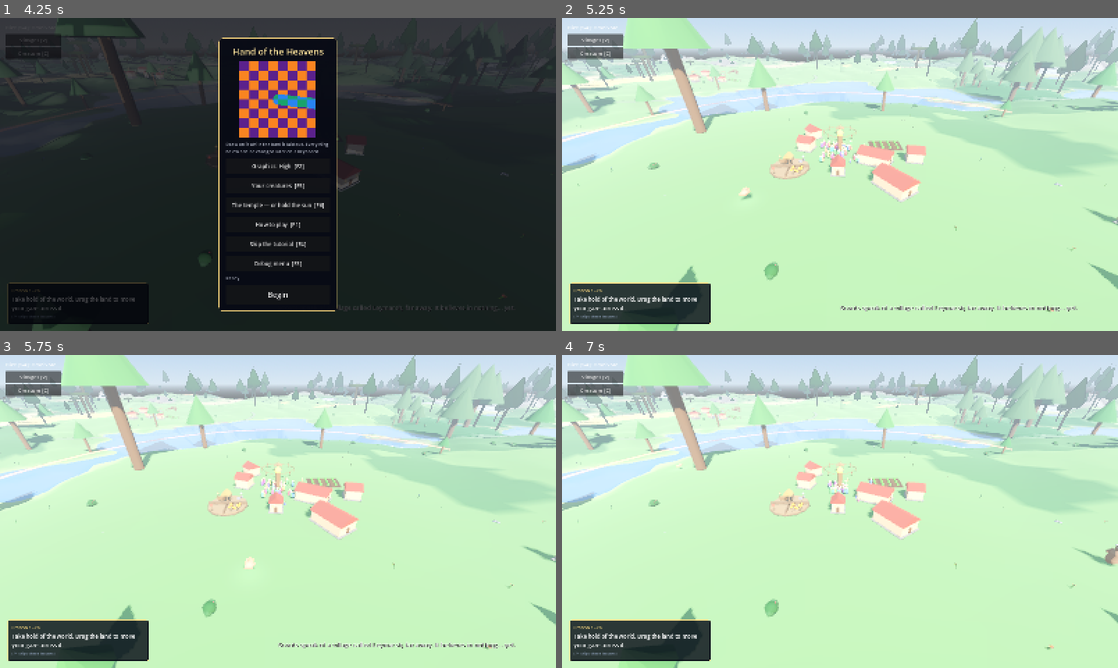
Above: before the commit, frames 1-4 (two rows, left to right).
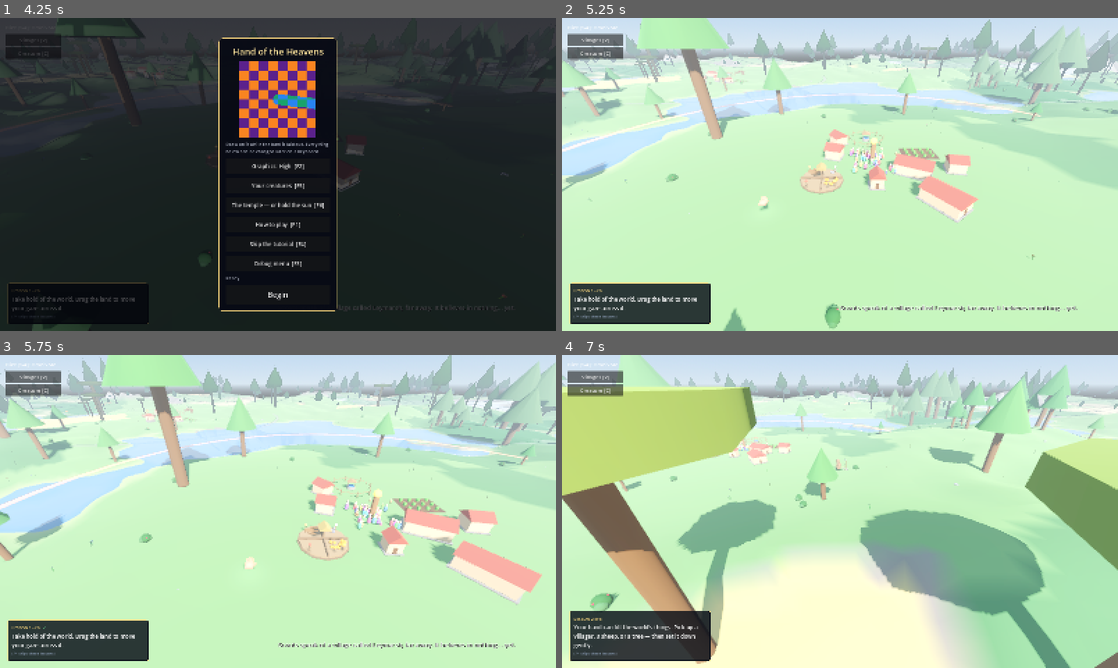
Above: after the commit, the same moments.

Repository: tjloman/tjloman
Game: Godot game, scene res://scenes/main.tscn
The game is run twice, just before and just after one commit, with the same random seed, the same clock (stepped at 60 frames per second) and the same inputs.
Inputs (mouse positions are in pixels of both pictures, inside the frame that each line leads up to):
- Up to frame 1 (4.25 s): click (239, 183) at 0.52 s; type "Alex" at 0.6 s; click "Begin" at 1.25 s; tap Enter at 2 s; drag from (278, 99) to (333, 105) at 2.02 s; click "Creature [C]" at 2.75 s; click "Villages [V]" at 3.5 s
- Up to frame 2 (5.25 s): click "Begin" at 4.25 s; drag from (728, 190) to (812, 237) at 5.02 s
- Up to frame 3 (5.75 s): no input
- Up to frame 4 (7 s): move the mouse to (895, 442) at 5.77 s; hold Right 5.78-6.5 s; hold A (cam_left) 5.78-6.5 s; drag from (812, 574) to (673, 464) at 6.52 s

Frame 1 is identical in both runs. In frame 2, 19% of the frame differs, in the area x 0-100%, y 0-100%; in frame 3, 30%; in frame 4, 66%.
Error before the commit: Cannot call method 'is_in_group' on a null value. (res://scripts/player/divine_hand.gd:710)

Commit message:
The town at prayer was the slow thing, and it was not thinking
THE CRASH FIRST. `hover_target` is written by a raycast on one frame and
read by a grab on a later one, and in between the thing it points at can be
eaten, burned, butchered, freed by a chunk unloading or thrown off the edge
of the world. Three of the four branches in `_on_grab` then asked it
something -- `is` on a freed instance is an error, `is_in_group` on null is
a crash -- and only the fourth had ever been given the guard. Settled once
now, for all of them, and a pointer over nothing falls through to the land
drag, which is the honest answer: grabbing nothing is grabbing the ground.

AND THEN THE HITCH, WHICH WAS NOT WHAT IT LOOKED LIKE. Decisions are
already bounded -- Spool serves a fixed number a frame and always has, so
two hundred people re-deciding at once costs latency, not frame time. The
expensive thing was never in that queue.

`_try_conceive` runs from State.WORSHIPPING, and it asked the town three
questions before it rolled the dice. `at_capacity` counts the population;
`population` walked and PRUNED the roster; `dependent_child` walked it
again. So a town gathered at its totem -- which is exactly the picture in
the screenshot -- was a town where every woman in it walked the entire
roster twice a frame to find out whether she had a child at the breast.
Sixty of them at two hundred souls is tens of thousands of operations a
frame, spent on a roll that comes up once every few minutes.

Roll first. It rejects better than a thousand to one and costs one randf().
Nothing about the outcome changes: a candidate who fails a precondition
still fails it, just after a die she was always going to be allowed to
throw.

And `population()` is read, not counted. It is asked by the influence ring,
the job board, the barn's stalls, the field cap, the housing and by every
woman at prayer every frame, and it answered by walking the roster. The
count is now written wherever the roster is -- every birth, death and tally
-- so it is never more than a frame behind and costs nothing to read.

Breeding moved out to VillagerBreeding on the way past. Villager lives
permanently on its line limit and this is a subject, not a spare part:
courting, conceiving and the child already at the breast are one question
asked in three places, and the note explaining the above needed somewhere
to live next to the code it is about.

Co-Authored-By: Claude Opus 5 <noreply@anthropic.com>
Claude-Session: https://claude.ai/code/session_01NqBKfyc5c6bViy6kUi2S7P

Diff:
--- a/scripts/main.gd
+++ b/scripts/main.gd
@@ -1129,7 +1129,8 @@
 	mother._breed_cooldown = 0.0
 	village.store.plant_food += 20
 	print("SMOKE TEST: fertility — wants to breed=%s, dependent child blocks=%s" % [
-		mother.wants_to_breed(), mother._has_dependent_child()])
+		VillagerBreeding.wants_to(mother),
+		VillagerBreeding.dependent_child(mother)])
 	village.notice(100.0)
 	print("SMOKE TEST: trend readout -> '%s' (blank until there is history)" % village.trend())
 
--- a/scripts/player/divine_hand.gd
+++ b/scripts/player/divine_hand.gd
@@ -696,10 +696,23 @@
 	# reason the session exists.
 	if state != HandState.IDLE or casting:
 		return
+	# WHAT IS ACTUALLY UNDER THE POINTER, ASKED ONCE.
+	#
+	# `hover_target` is written by a raycast on one frame and read by a grab on
+	# a later one, and in between the thing it points at can be eaten, burned,
+	# butchered, freed by a chunk unloading or thrown off the edge of the world.
+	# Three of the four branches below then asked it something: `is` on a freed
+	# instance is an error, and `is_in_group` on null is a crash, and only the
+	# fourth branch had ever been given the guard.
+	#
+	# So it is settled here, once, for all of them — and a pointer over nothing
+	# falls through to the land drag at the foot, which is the honest answer:
+	# grabbing nothing is grabbing the ground.
+	var under := hover_target if is_instance_valid(hover_target) else null
 	# Grabbing a QUARTER of the storehouse platform withdraws that
 	# resource as a physical item, straight into the grip.
-	if hover_target is FoodStore:
-		var item := (hover_target as FoodStore).withdraw_at(ground_point)
+	if under is FoodStore:
+		var item := (under as FoodStore).withdraw_at(ground_point)
 		if item != null:
 			force_hold(item)
 		return
@@ -707,18 +720,18 @@
 	# class, so a flint outcrop and a chalk face and whatever is quarried next
 	# all come through here without this file ever learning their names. See
 	# Affords.QUARRIED.
-	if hover_target.is_in_group(Affords.QUARRIED):
-		var rock := hover_target.call("prise") as ResourceItem
+	if under != null and under.is_in_group(Affords.QUARRIED):
+		var rock := under.call("prise") as ResourceItem
 		if rock != null:
 			get_tree().current_scene.add_child(rock)
 			rock.global_position = ground_point + Vector3(0.0, 0.6, 0.0)
 			force_hold(rock)
 		return
-	if is_instance_valid(hover_target) and hover_target.is_in_group(Affords.PICKABLE):
+	if under != null and under.is_in_group(Affords.PICKABLE):
 		# WHO ACTUALLY ENDS UP IN YOUR HAND. A child reached for by a cruel god
 		# is not the thing that comes up — their mother is. See ChildSafety,
 		# which is the whole of that rule.
-		held_body = ChildSafety.in_your_hand(hover_target) as PhysicsBody3D
+		held_body = ChildSafety.in_your_hand(under) as PhysicsBody3D
 		if held_body == null:
 			return
 		# Lifting a dying villager with a clean conscience (neutral or better)
--- a/scripts/villager/villager.gd
+++ b/scripts/villager/villager.gd
@@ -793,7 +793,7 @@
 			social = minf(social + 5.0 * delta, 100.0)
 			happiness = minf(happiness + 1.0 * delta, 100.0)
 			morality = minf(morality + 0.05, 100.0)
-			_try_conceive(delta)
+			VillagerBreeding.conceive(self, delta)
 			if _action_time <= 0.0:
 				_rethink()
 	_stick_to_ground()
@@ -1014,63 +1014,6 @@
 		_visuals.position.y = -VillagerLook.SIT_DROP if down else 0.0
 
 
-## Interest reawakens at adulthood and stays high while the body is fed
-## and rested — but a mother won't conceive again while a child still
-## trails her (they must be grown or gone to school first).
-func wants_to_breed() -> bool:
-	if not is_adult() or pregnant or age > 45.0:
-		return false
-	if _breed_cooldown > 0.0:
-		return false
-	if hunger > 55.0 or energy < 35.0 or happiness < 45.0:
-		return false
-	if village.store.total_food() < 4 or village.at_capacity():
-		return false
-	if is_teacher:
-		return false
-	return not _has_dependent_child()
-
-
-## A child of mine still at the breast (and no school to mind it).
-func _has_dependent_child() -> bool:
-	if village.has_edubba():
-		return false
-	for v in village.my_villagers():
-		if v.mother == self and v.age < WEANED_AGE:
-			return true
-	return false
-
-
-func _try_conceive(delta: float) -> void:
-	if not is_female or pregnant or not is_adult() or age > 45.0:
-		return
-	if happiness < 45.0 or village.store.total_food() < 4:
-		return
-	if village.at_capacity() or _has_dependent_child():
-		return  # shelter bounds the flock — and a mother finishes one child first
-	# Untended villages barely grow; tended ones quicken (see conception_chance).
-	if randf() > village.conception_chance() * delta:
-		return
-	# A partner who came to the totem for the same reason. Courting AND
-	# worshipping both count: insisting the man be mid-worship at the exact
-	# instant of the roll was a coincidence the pair could rarely manage.
-	for other in village.my_villagers():
-		if other == self or other.is_female or not other.is_adult():
-			continue
-		if other.state != State.WORSHIPPING and other.state != State.COURT:
-			continue
-		if other.happiness < 40.0 or other.age > 55.0:
-			continue
-		if global_position.distance_to(other.global_position) < 7.0:
-			pregnant = true
-			pregnancy_progress = 0.0
-			_breed_cooldown = 30.0
-			if village.is_player_home:
-				GameState.announce("%s and %s are expecting a child."
-					% [villager_name, other.villager_name])
-			return
-
-
 ## Needs ---------------------------------------------------------------------
 
 func _tick_needs(delta: float) -> void:
@@ -1131,7 +1074,7 @@
 	if is_teacher and not village.holds_teaching_post():
 		is_teacher = false
 	# Asked and taken in ONE act. See Village.claim_teaching_post.
-	if not is_teacher and not _has_dependent_child():
+	if not is_teacher and not VillagerBreeding.dependent_child(self):
 		var post := village.claim_teaching_post()
 		if post >= 0:
 			is_teacher = true
@@ -1142,7 +1085,7 @@
 		_target = village.edubba.yard_for(_class)   # this teacher's own corner
 		return
 	# Breeding is a high drive once of age, when body and larder allow.
-	if wants_to_breed():
+	if VillagerBreeding.wants_to(self):
 		state = State.COURT
 		# How OFTEN they court is what paces a village's growth now, so this is
 		# the number to turn if towns grow too fast or too slowly.
--- /dev/null
+++ b/scripts/villager/villager_breeding.gd
@@ -0,0 +1,94 @@
+class_name VillagerBreeding
+extends RefCounted
+## WHO HAS A CHILD, AND WHEN.
+##
+## Lifted out of Villager, which lives permanently on its line limit, and lifted
+## as a subject rather than as a spare part: courting, conceiving and the child
+## already at the breast are one question asked in three places, and they were
+## three methods far apart in a file with no room for the comment below.
+##
+## THE COMMENT BELOW IS THE REASON IT MOVED. `conceive` is the most expensive
+## thing in a crowded village and it had no business being — see `ROLL FIRST`.
+
+## A CHILD OF MINE STILL AT THE BREAST, and no school to mind it. This walks
+## every soul in the village, which is why nothing calls it on a whim.
+static func dependent_child(who: Villager) -> bool:
+	if who.village.has_edubba():
+		return false
+	for v in who.village.my_villagers():
+		if v.mother == who and v.age < Villager.WEANED_AGE:
+			return true
+	return false
+
+
+## Interest reawakens at adulthood and stays high while the body is fed and
+## rested — but a mother won't conceive again while a child still trails her
+## (they must be grown or gone to school first).
+static func wants_to(who: Villager) -> bool:
+	if not who.is_adult() or who.pregnant or who.age > 45.0:
+		return false
+	if who._breed_cooldown > 0.0:
+		return false
+	if who.hunger > 55.0 or who.energy < 35.0 or who.happiness < 45.0:
+		return false
+	if who.village.store.total_food() < 4 or who.village.at_capacity():
+		return false
+	if who.is_teacher:
+		return false
+	return not dependent_child(who)
+
+
+## ROLL FIRST, AND THE ORDER IS THE WHOLE OF IT.
+##
+## The questions here are not expensive on their own. They are expensive SIXTY
+## AT A TIME, EVERY FRAME, which is exactly the shape a village takes when it
+## gathers at the totem: this runs from State.WORSHIPPING, so a town at prayer
+## was a town where every woman in it walked the entire roster twice a frame to
+## find out whether she had a child at the breast.
+##
+## `at_capacity` counts the population and the beds — and `population` walks the
+## roster. `dependent_child` walks it again. Two hundred people with sixty of
+## them praying is some tens of thousands of operations a frame, spent on a roll
+## that comes up once every few minutes.
+##
+## That is the hitch when a town crowds round its totem, and it is NOT a
+## decision problem: the Spool already bounds decisions to a fixed number a
+## frame and always did. This was never in the queue at all.
+##
+## The roll rejects better than a thousand to one and costs one `randf()`.
+## Nothing about the outcome changes — a candidate who fails a precondition
+## still fails it, just after a die she was always going to be allowed to throw.
+static func conceive(who: Villager, delta: float) -> void:
+	if not who.is_female or who.pregnant or not who.is_adult() or who.age > 45.0:
+		return
+	# Untended villages barely grow; tended ones quicken (see conception_chance).
+	if randf() > who.village.conception_chance() * delta:
+		return
+	if who.happiness < 45.0 or who.village.store.total_food() < 4:
+		return
+	# Shelter bounds the flock, and a mother finishes one child first.
+	if who.village.at_capacity() or dependent_child(who):
+		return
+	_with_whoever_came(who)
+
+
+## A PARTNER WHO CAME TO THE TOTEM FOR THE SAME REASON. Courting AND
+## worshipping both count: insisting the man be mid-worship at the exact instant
+## of the roll was a coincidence the pair could rarely manage.
+static func _with_whoever_came(who: Villager) -> void:
+	for other in who.village.my_villagers():
+		if other == who or other.is_female or not other.is_adult():
+			continue
+		if other.state != Villager.State.WORSHIPPING \
+				and other.state != Villager.State.COURT:
+			continue
+		if other.happiness < 40.0 or other.age > 55.0:
+			continue
+		if who.global_position.distance_to(other.global_position) < 7.0:
+			who.pregnant = true
+			who.pregnancy_progress = 0.0
+			who._breed_cooldown = 30.0
+			if who.village.is_player_home:
+				GameState.announce("%s and %s are expecting a child."
+					% [who.villager_name, other.villager_name])
+			return
--- a/scripts/world/village.gd
+++ b/scripts/world/village.gd
@@ -237,6 +237,13 @@
 
 ## The town's own numbers, kept between tallies. See TALLY_EVERY.
 var _roster: Array[Villager] = []
+## HOW MANY SOULS, kept rather than counted. `population()` is asked by the
+## influence ring, the job board, the barn's stalls, the field cap, the housing
+## and (through `at_capacity`) by every woman at prayer every frame — and it
+## answered by walking and PRUNING the roster, which is an O(n) pass per call.
+## The count is written wherever the roster is, which is every birth, death and
+## tally, so it is never more than a frame behind and costs nothing to read.
+var _population := 0
 var _tally_left := 0.0
 var _homeless := 0
 var _children := 0
@@ -986,6 +993,7 @@
 		_refresh_roster()
 	else:
 		Util.prune(_roster)
+		_population = _roster.size()
 	return _roster
 
 
@@ -998,6 +1006,7 @@
 		var villager := v as Villager
 		if is_instance_valid(villager) and villager.village == self:
 			_roster.append(villager)
+	_population = _roster.size()
 
 
 ## AND WHAT THEY ARE DOING, counted in one pass rather than four. Everything
@@ -1045,8 +1054,11 @@
 		raise_alarm(seen.global_position)
 
 
+## READ, NOT COUNTED. See `_population`: this is on the per-frame path of every
+## villager in the town by way of `at_capacity`, and walking the roster to
+## answer it was most of what made a crowded village slow.
 func population() -> int:
-	return my_villagers().size()
+	return _population
 
 
 ## How many of my villagers are currently occupied by each job — a deciding
